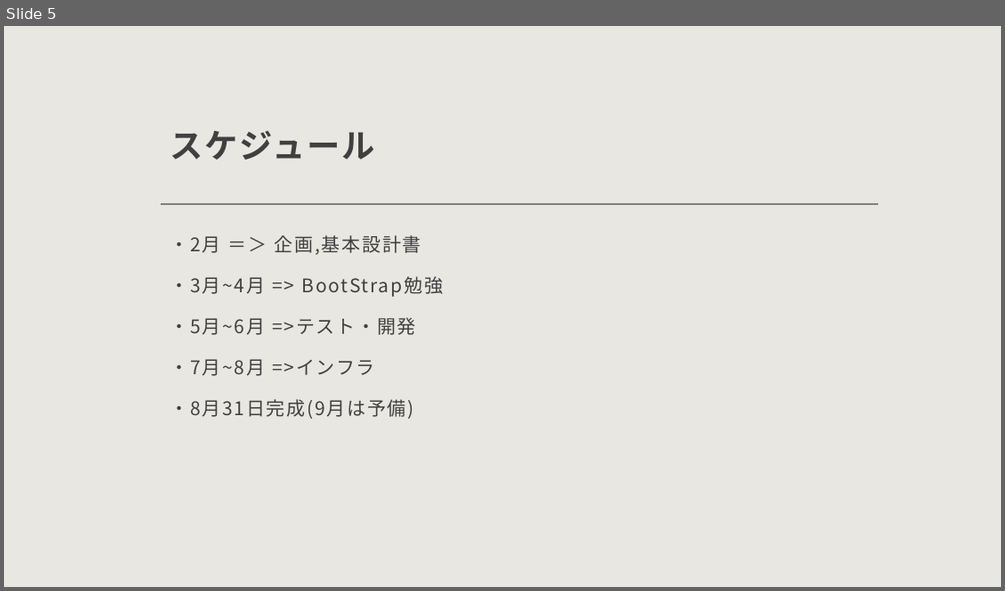
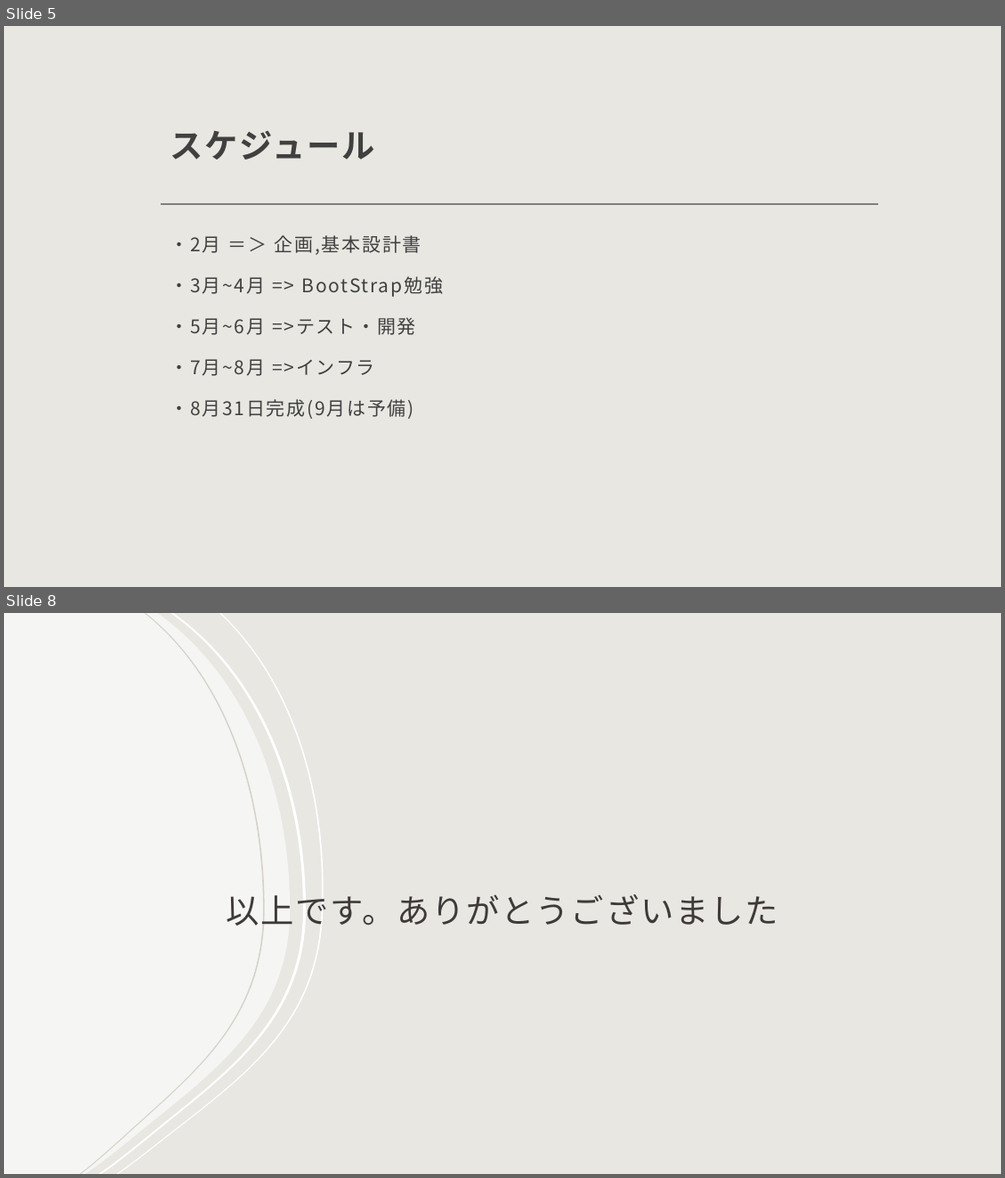
Before and after one commit to bittap/azusato, a slide deck: document/企画書.pptx. Shown one above the other, each under a label of ours: slide 5 before the commit, slides 5 and 8 after it; the slides between them are not shown. The pictures are 1005x591 and 1005x1178 pixels, drawn with LibreOffice and Linux fonts; fonts in the diff are those of the drawing; background and template pictures are left out. Boxes give left, top, right and bottom in pixels: in the first picture for what was removed or moved away, otherwise in the second. Text is boxed around its words. In the diff, an @@ line names an element or a change of style, - is before the commit and + after.

```diff
--- a/document/企画書.pptx
+++ b/document/企画書.pptx
@@ slide 8 added at (4,613,1001,1174), background picture (left out) @@
@@ freeform shape added at (4,613,290,1174), fill #FFFFFF at 60% opacity @@
@@ freeform shape added at (80,613,264,1174), fill #D4D2C8 @@
@@ freeform shape added at (98,613,306,1174), fill #FFFFFF @@
@@ freeform shape added at (116,613,324,1174), fill #FFFFFF @@
@@ title added at (226,894,778,925), 32 pt, text #3F3A39 @@
+以上です。ありがとうございました
```
Also in this commit, not shown: 2 other slides added.
